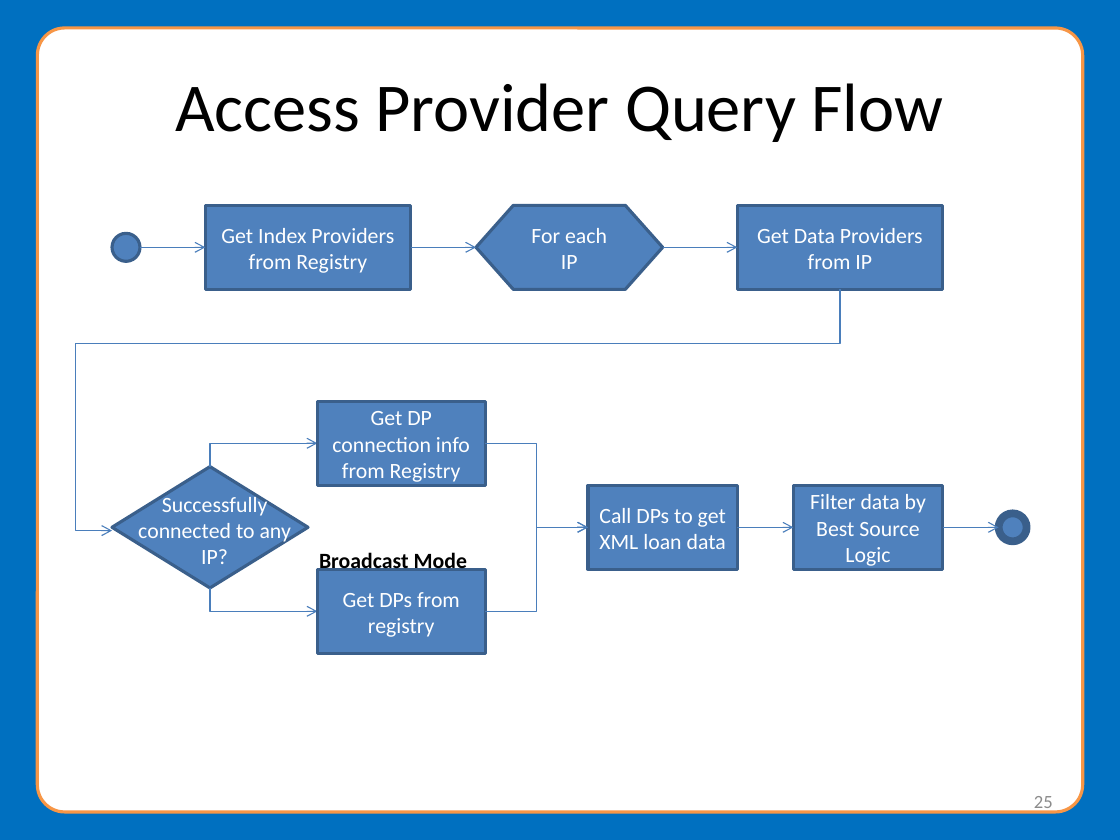
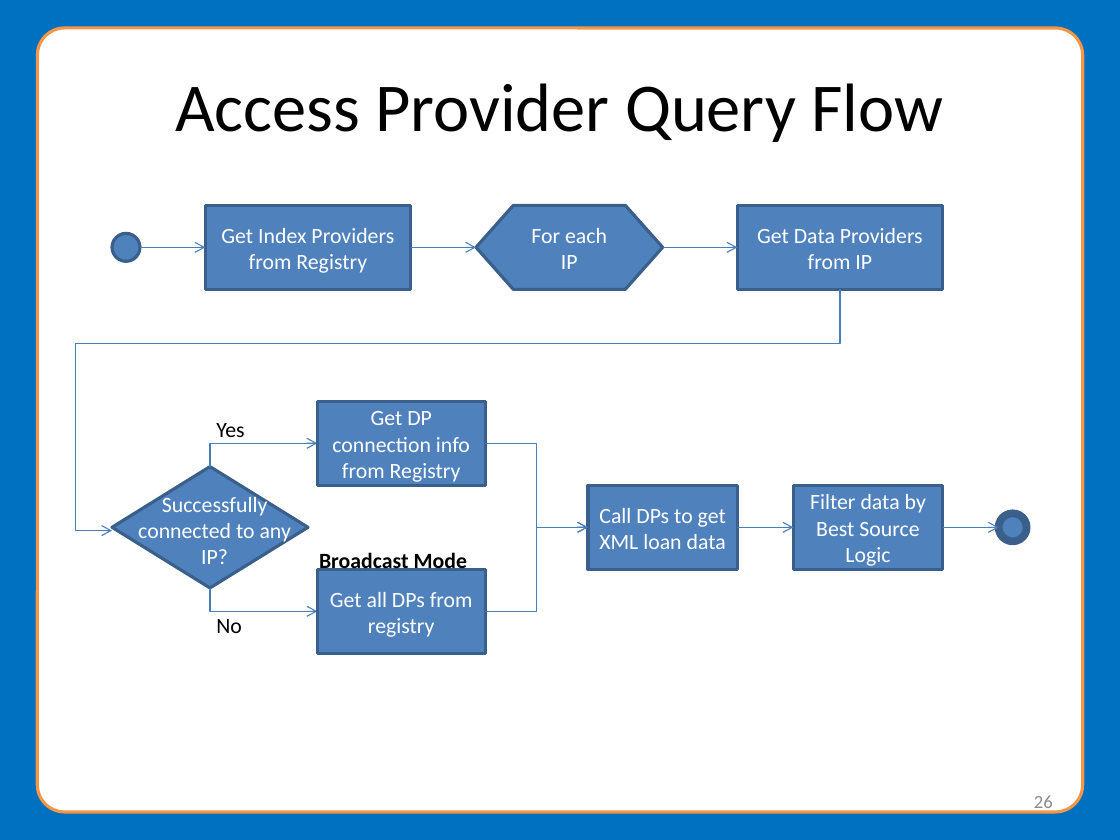
Before and after one commit to NationalStudentClearinghouse/Meteor4, a slide deck: slide 26 of docs/webinar/MeteorWebinarPresentation.pptx (slide 25 before the commit). Drawn at 1120x840 pixels with LibreOffice and Linux fonts; fonts in the diff are those of the drawing; background and template pictures are left out. Boxes give left, top, right and bottom in pixels: in the first picture for what was removed or moved away, otherwise in the second. Text is boxed around its words. In the diff, an @@ line names an element or a change of style, - is before the commit and + after.

```diff
--- a/docs/webinar/MeteorWebinarPresentation.pptx
+++ b/docs/webinar/MeteorWebinarPresentation.pptx
@@ text added at box(216, 423, 244, 444), 14 pt, text #000000 @@
+Yes
@@ text in rectangle at box(330, 592, 473, 637): text changed @@
-Get DPs from registry
+Get all DPs from registry
@@ text added at box(216, 619, 242, 633), 14 pt, text #000000 @@
+No
@@ page number at box(1034, 795, 1053, 814): text changed @@
-25
+26
```
Also in this commit, not shown: 18 other slides changed, 1 slide added.
